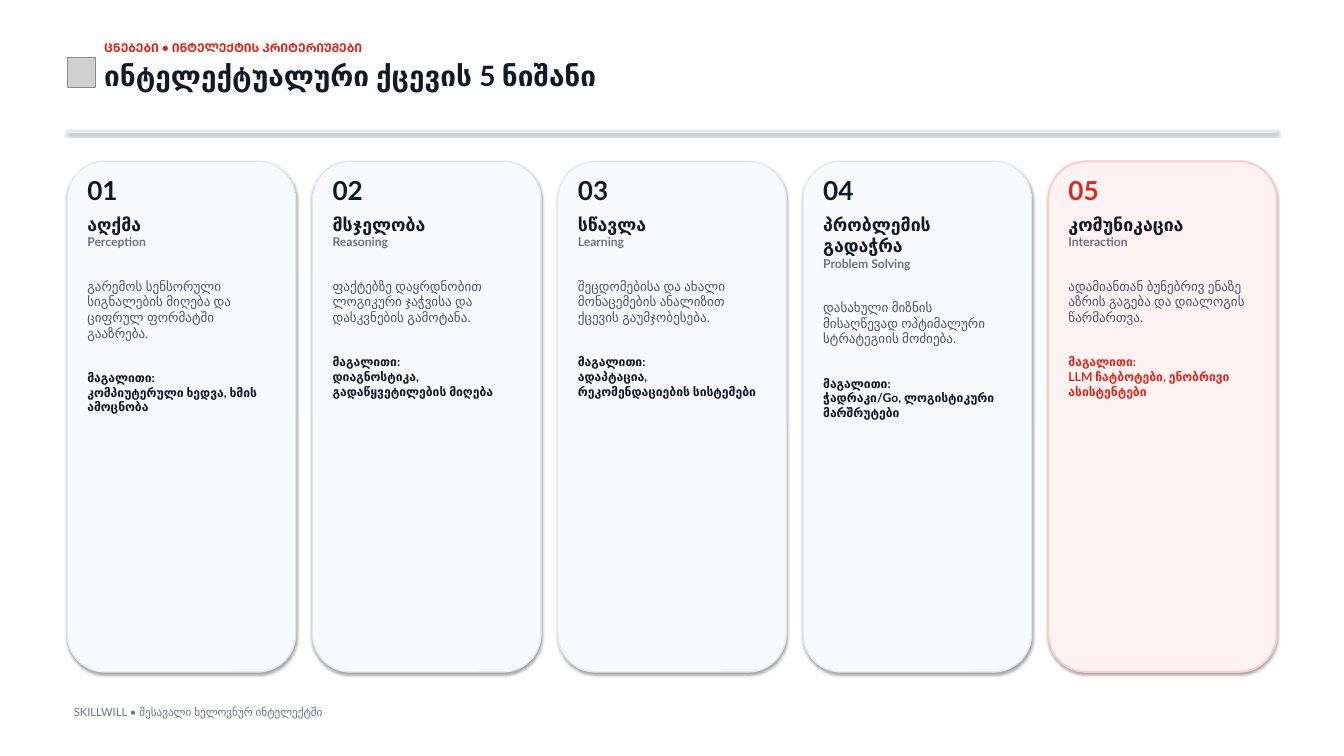
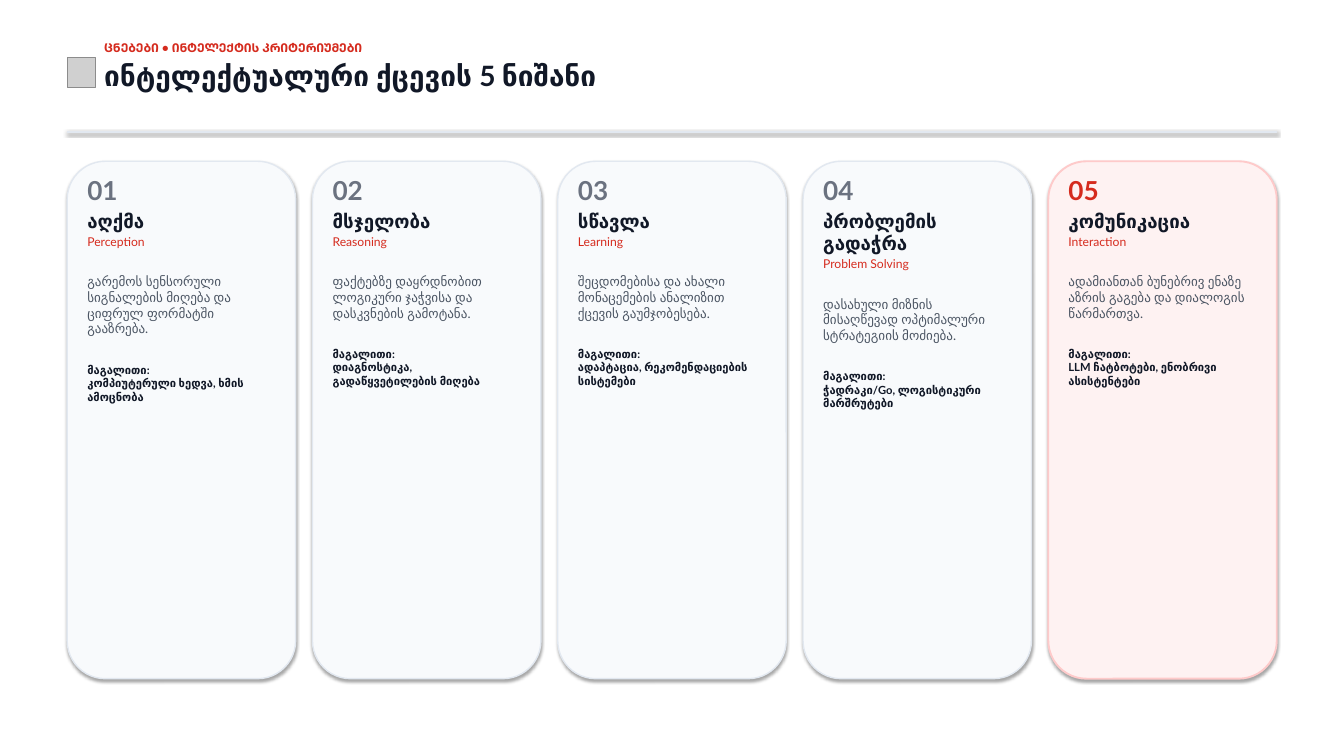
Before and after one commit to ShotaMart/skillwill-ai-curriculum, a slide deck: slide 3 of Skillwill_მოდული5_ლექცია1_პრეზენტაცია_ნიმუში.pptx. Drawn at 1344x756 pixels with LibreOffice and Linux fonts; fonts in the diff are those of the drawing; grey boxes stand for pictures. Boxes give left, top, right and bottom in pixels: in the first picture for what was removed or moved away, otherwise in the second. Text is boxed around its words. In the diff, an @@ line names an element or a change of style, - is before the commit and + after.

```diff
--- a/Skillwill_მოდული5_ლექცია1_პრეზენტაცია_ნიმუში.pptx
+++ b/Skillwill_მოდული5_ლექცია1_პრეზენტაცია_ნიმუში.pptx
@@ rounded rectangle: place and size @@
-rounded rectangle at (67,161,296,672)
+rounded rectangle at (67,161,296,679)
@@ text "01" at (87,181,243,404): text colour #111827 to #6B7280 in "01"; size 19 to 20 pt in "აღქმა"; text colour #6B7280 to #D52B1E, bold off in "Perception"; size 13 to 12 pt in "მაგალითი: კომპიუტერული ხედვა, ხმის ამოცნობა"; less space between paragraphs; more space between paragraphs @@
@@ rounded rectangle: place and size @@
-rounded rectangle at (312,161,541,672)
+rounded rectangle at (312,161,541,679)
@@ text "02" at (333,181,482,388): text colour #111827 to #6B7280 in "02"; size 19 to 20 pt in "მსჯელობა"; text colour #6B7280 to #D52B1E, bold off in "Reasoning"; size 13 to 12 pt in "მაგალითი: დიაგნოსტიკა, გადაწყვეტილების მიღება"; less space between paragraphs; more space between paragraphs @@
@@ rounded rectangle: place and size @@
-rounded rectangle at (558,161,786,672)
+rounded rectangle at (558,161,786,679)
@@ text "03" at (578,181,747,388): text colour #111827 to #6B7280 in "03"; size 19 to 20 pt in "სწავლა"; text colour #6B7280 to #D52B1E, bold off in "Learning"; size 13 to 12 pt in "მაგალითი: ადაპტაცია, რეკომენდაციების სისტემები"; less space between paragraphs; more space between paragraphs @@
@@ rounded rectangle: place and size @@
-rounded rectangle at (803,161,1032,672)
+rounded rectangle at (803,161,1032,679)
@@ text "04" at (823,181,985,410): text colour #111827 to #6B7280 in "04"; size 19 to 20 pt in "პრობლემის გადაჭრა"; text colour #6B7280 to #D52B1E, bold off in "Problem Solving"; size 13 to 12 pt in "მაგალითი: ჭადრაკი/Go, ლოგისტიკური მარშრუტები"; less space between paragraphs; more space between paragraphs @@
@@ rounded rectangle: place and size @@
-rounded rectangle at (1048,161,1277,672)
+rounded rectangle at (1048,161,1277,679)
@@ text at (1068,213,1245,388): size 19 to 20 pt in "კომუნიკაცია"; text colour #6B7280 to #D52B1E, bold off in "Interaction"; size 13 to 12 pt, text colour #D52B1E to #111827 in "მაგალითი: LLM ჩატბოტები, ენობრივი ასისტენტები"; less space between paragraphs; more space between paragraphs @@
@@ text removed at (74,707,323,719) @@
-SKILLWILL • შესავალი ხელოვნურ ინტელექტში
```
Also in this commit, not shown: 7 other slides changed, 3 other files.
